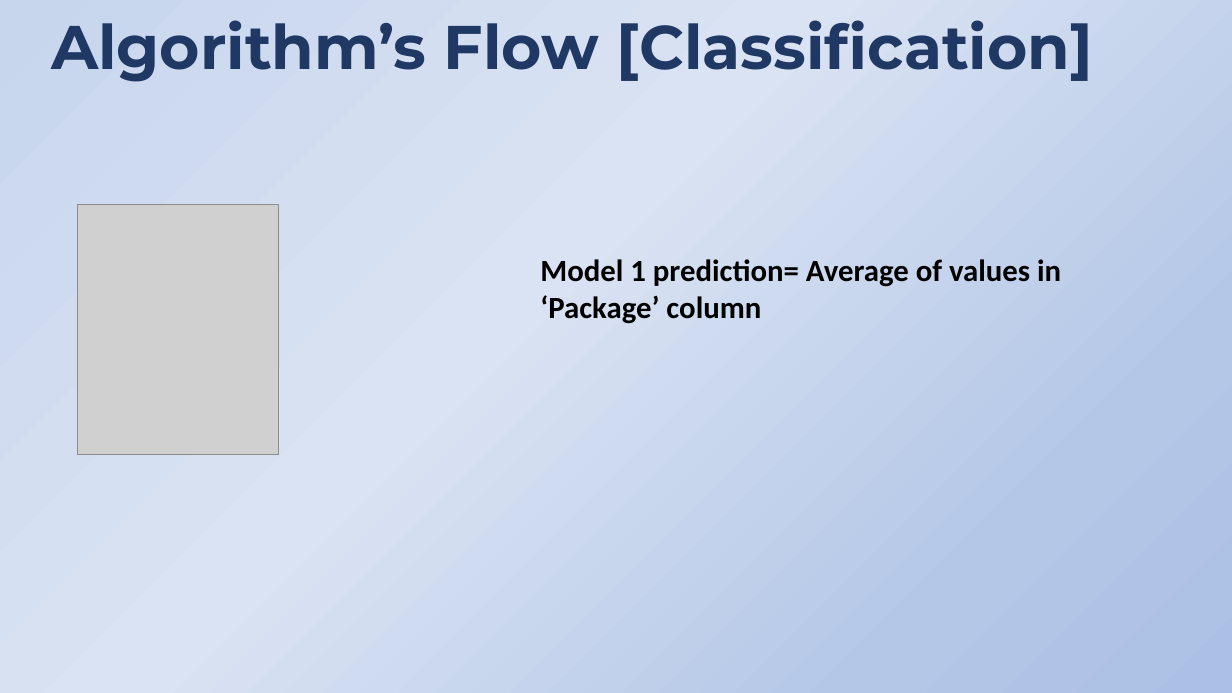
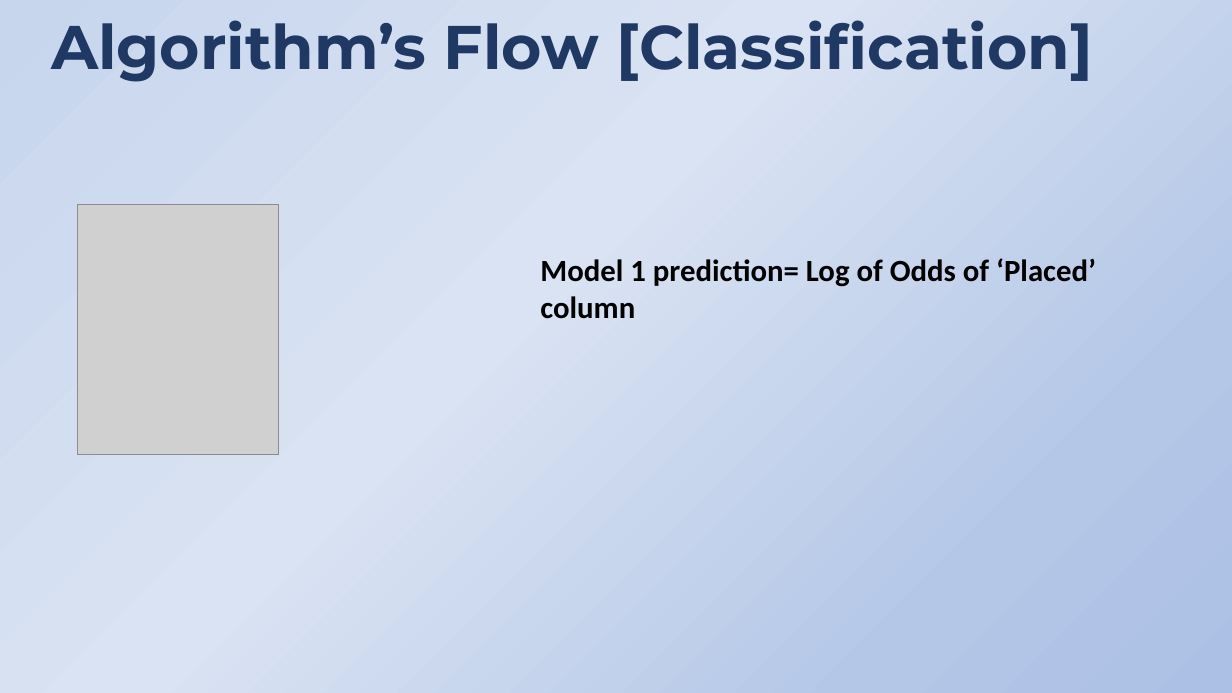
Before and after one commit to princekain/Machine_Learning, a slide deck: slide 25 of Boosting/Presentation.pptx. Drawn at 1232x693 pixels with LibreOffice and Linux fonts; fonts in the diff are those of the drawing; grey boxes stand for pictures; background and template pictures are left out. Boxes give left, top, right and bottom in pixels: in the first picture for what was removed or moved away, otherwise in the second. Text is boxed around its words. In the diff, an @@ line names an element or a change of style, - is before the commit and + after.

Commit message:
PPT made

```diff
--- a/Boosting/Presentation.pptx
+++ b/Boosting/Presentation.pptx
@@ text at <box>540,258,1096,319</box>: text changed @@
-Model 1 prediction= Average of values in ‘Package’ column
+Model 1 prediction= Log of Odds of ‘Placed’ column
```
Also in this commit, not shown: 1 other slide changed.
